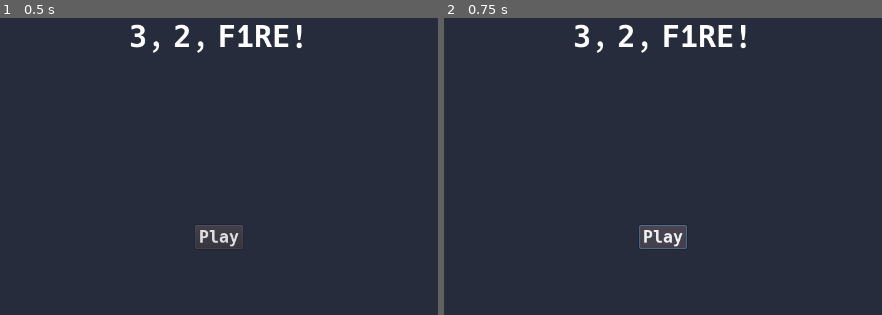
Above: before the commit, frames 1-2 (left to right).
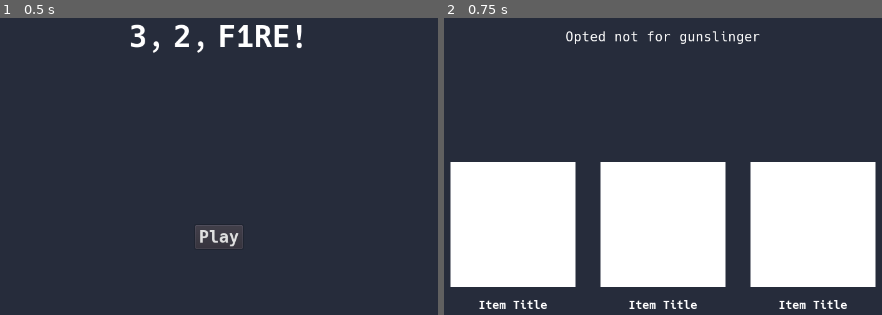
Above: after the commit, the same moments.

Repository: Bassani-Paulo/32F1RE
Game: Godot game, scene res://Scenes/MainGameScene.tscn
The game is run twice, just before and just after one commit, with the same random seed, the same clock (stepped at 60 frames per second) and the same inputs. Before the commit the project starts from res://MainGameScene.tscn.
Inputs:
- Up to frame 1 (0.5 s): no input
- Up to frame 2 (0.75 s): click "Play" at 0.5 s

Frame 1 is identical in both runs. In frame 2, 38% of the frame differs, in the area x 1-99%, y 2-98%.

Commit message:
mais telas

Diff:
--- /dev/null
+++ b/Game/BuyPhase.gd
@@ -0,0 +1,13 @@
+class_name Enums
+
+enum BuyPhases{
+	GUNSLINGER
+	BACKGROUNG
+	WEAPON
+	ATTACHMENT1
+	ATTACHMENT2
+	ATTACHMENT3
+	DISCARD
+	REPLACE
+	BUFF
+}
--- /dev/null
+++ b/Game/ItemDescriptionScene.tscn
@@ -0,0 +1,8 @@
+[gd_scene format=2]
+
+[node name="Control" type="Control"]
+anchor_right = 1.0
+anchor_bottom = 1.0
+__meta__ = {
+"_edit_use_anchors_": false
+}
--- a/Game/MainGameScene.gd
+++ /dev/null
@@ -1,18 +0,0 @@
-extends Control
-
-
-# Declare member variables here. Examples:
-# var a = 2
-# var b = "text"
-var currentScene: Control
-
-# Called when the node enters the scene tree for the first time.
-func _ready():
-	currentScene = load("res://TitleScene.tscn").instance()
-	add_child(currentScene)
-	pass # Replace with function body.
-
-
-# Called every frame. 'delta' is the elapsed time since the previous frame.
-#func _process(delta):
-#	pass
--- a/Game/ItemIconScene.tscn
+++ b/Game/Scenes/ItemIconScene.tscn
@@ -7,14 +7,23 @@
 font_data = ExtResource( 1 )
 
 [node name="ItemIconScene" type="Control"]
-anchor_right = 1.0
-anchor_bottom = 1.0
-margin_bottom = -640.0
+margin_right = 200.0
+margin_bottom = 240.0
+rect_min_size = Vector2( 200, 240 )
 __meta__ = {
 "_edit_use_anchors_": false
 }
 
-[node name="ColorRect" type="ColorRect" parent="."]
+[node name="TextureButton" type="TextureButton" parent="."]
+anchor_right = 1.0
+anchor_bottom = 1.0
+margin_bottom = -40.0
+rect_min_size = Vector2( 200, 200 )
+__meta__ = {
+"_edit_use_anchors_": false
+}
+
+[node name="ColorRect" type="ColorRect" parent="TextureButton"]
 anchor_right = 1.0
 anchor_bottom = 1.0
 __meta__ = {
@@ -29,7 +38,6 @@
 margin_left = -55.0
 margin_top = -22.0
 margin_right = 55.0
-custom_colors/font_color = Color( 0, 0, 0, 1 )
 custom_fonts/font = SubResource( 1 )
 text = "Item Title"
 align = 1
--- a/Game/MainGameScene.tscn
+++ b/Game/Scenes/MainGameScene.tscn
@@ -1,6 +1,6 @@
 [gd_scene load_steps=2 format=2]
 
-[ext_resource path="res://MainGameScene.gd" type="Script" id=1]
+[ext_resource path="res://Scripts/MainGameScene.gd" type="Script" id=1]
 
 [node name="MainGameScene" type="Control"]
 anchor_right = 1.0
--- a/Game/StoreScene.tscn
+++ b/Game/Scenes/StoreScene.tscn
@@ -1,8 +1,8 @@
 [gd_scene load_steps=5 format=2]
 
 [ext_resource path="res://ttf/Hack-Regular.ttf" type="DynamicFontData" id=1]
-[ext_resource path="res://StoreScene.gd" type="Script" id=2]
-[ext_resource path="res://ItemIconScene.tscn" type="PackedScene" id=3]
+[ext_resource path="res://Scripts/StoreScene.gd" type="Script" id=2]
+[ext_resource path="res://Scenes/ItemIconScene.tscn" type="PackedScene" id=3]
 
 [sub_resource type="DynamicFont" id=1]
 size = 21
@@ -39,26 +39,18 @@
 }
 
 [node name="HBoxContainer" type="HBoxContainer" parent="CenterContainer2"]
-margin_left = 396.0
-margin_top = 640.0
-margin_right = 404.0
-margin_bottom = 640.0
+margin_left = 60.0
+margin_top = 520.0
+margin_right = 740.0
+margin_bottom = 760.0
+custom_constants/separation = 40
 
 [node name="ItemIconScene" parent="CenterContainer2/HBoxContainer" instance=ExtResource( 3 )]
-anchor_right = 0.0
-anchor_bottom = 0.0
-margin_bottom = 0.0
 
 [node name="ItemIconScene2" parent="CenterContainer2/HBoxContainer" instance=ExtResource( 3 )]
-anchor_right = 0.0
-anchor_bottom = 0.0
-margin_left = 4.0
-margin_right = 4.0
-margin_bottom = 0.0
+margin_left = 240.0
+margin_right = 440.0
 
 [node name="ItemIconScene3" parent="CenterContainer2/HBoxContainer" instance=ExtResource( 3 )]
-anchor_right = 0.0
-anchor_bottom = 0.0
-margin_left = 8.0
-margin_right = 8.0
-margin_bottom = 0.0
+margin_left = 480.0
+margin_right = 680.0
--- /dev/null
+++ b/Game/Scripts/Enums.gd
@@ -0,0 +1,11 @@
+enum BuyPhases{
+	GUNSLINGER
+	BACKGROUNG
+	WEAPON
+	ATTACHMENT1
+	ATTACHMENT2
+	ATTACHMENT3
+	DISCARD
+	REPLACE
+	BUFF
+}
--- /dev/null
+++ b/Game/Scripts/MainGameScene.gd
@@ -0,0 +1,25 @@
+extends Control
+
+# Declare member variables here. Examples:
+# var a = 2
+# var b = "text"
+var currentScene: Control
+const enums = preload("res://Scripts/Enums.gd")
+# Called when the node enters the scene tree for the first time.
+func _ready():
+	currentScene = load("res://Scenes/TitleScene.tscn").instance()
+	add_child(currentScene)
+	var playButton = currentScene.get_node("CenterContainer2").get_node("Button")
+	playButton.connect("pressed", self, "_on_Button_pressed")
+	pass # Replace with function body.
+
+
+# Called every frame. 'delta' is the elapsed time since the previous frame.
+#func _process(delta):
+#	pass
+
+func _on_Button_pressed():
+	remove_child(currentScene)
+	currentScene = load("res://Scenes/StoreScene.tscn").instance()
+	currentScene.init(enums.BuyPhases.BUFF)
+	add_child(currentScene)
--- a/Game/StoreScene.gd
+++ b/Game/Scripts/StoreScene.gd
@@ -5,10 +5,18 @@
 # var a = 2
 # var b = "text"
 onready var instructionsLabel = $CenterContainer/InstructionsLabel
+var instructionsLabelText: String = ""
+const enums = preload("res://Scripts/Enums.gd")
 
+func init(buyPhase:int):
+	match buyPhase:
+		enums.BuyPhases.GUNSLINGER:
+			instructionsLabelText = "Choose a gunslinger"
+		_:
+			instructionsLabelText = "Opted not for gunslinger"
 # Called when the node enters the scene tree for the first time.
 func _ready():
-	instructionsLabel.text = "Choose a gunslinger"
+	instructionsLabel.text = instructionsLabelText
 	pass # Replace with function body.
 
 
--- a/Game/project.godot
+++ b/Game/project.godot
@@ -8,10 +8,20 @@
 
 config_version=4
 
+_global_script_classes=[ {
+"base": "Reference",
+"class": "Enums",
+"language": "GDScript",
+"path": "res://BuyPhase.gd"
+} ]
+_global_script_class_icons={
+"Enums": ""
+}
+
 [application]
 
 config/name="32F1RE"
-run/main_scene="res://MainGameScene.tscn"
+run/main_scene="res://Scenes/MainGameScene.tscn"
 config/icon="res://icon.png"
 
 [display]
Renamed: Game/TitleScene.tscn -> Game/Scenes/TitleScene.tscn
